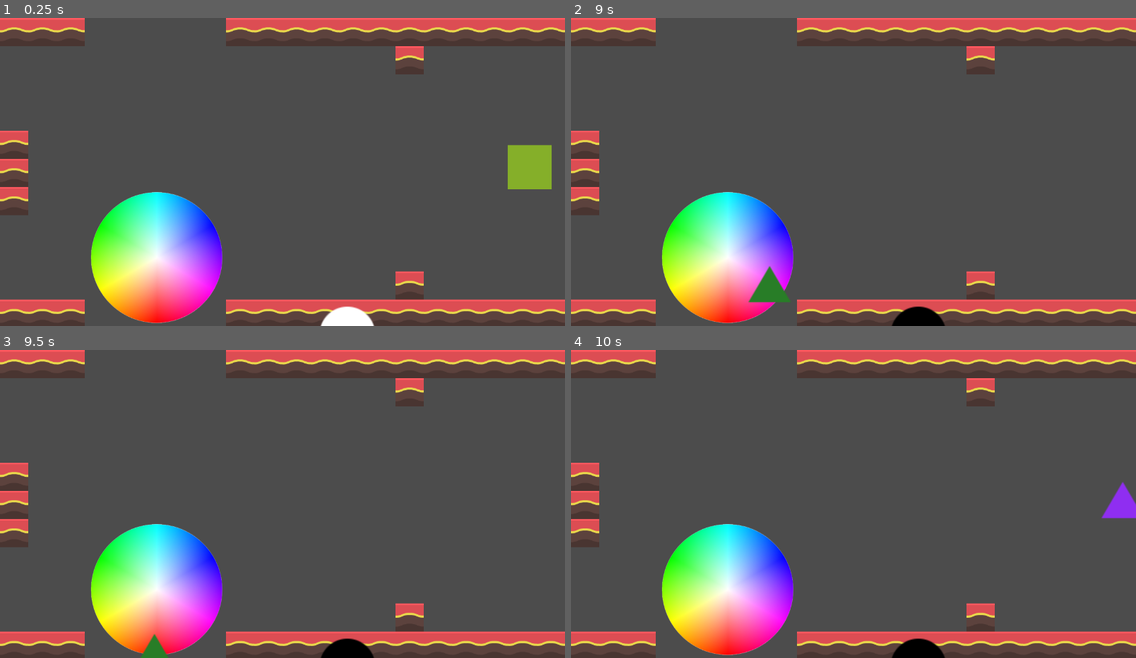
Above: before the commit, frames 1-4 (two rows, left to right).
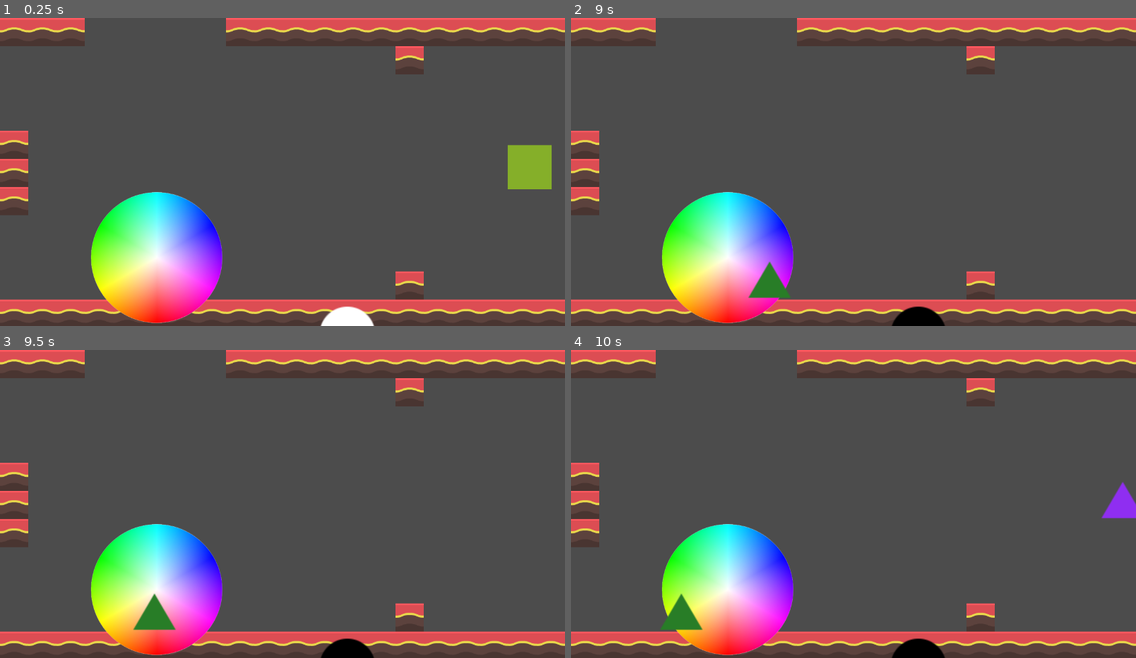
Above: after the commit, the same moments.

Repository: fgonzale99/gravedad
Game: Godot game, scene res://main.tscn
The game is run twice, just before and just after one commit, with the same random seed, the same clock (stepped at 60 frames per second) and the same inputs.
Inputs (mouse positions are in pixels of both pictures, inside the frame that each line leads up to):
- Up to frame 1 (0.25 s): no input
- Up to frame 2 (9 s): move the mouse to (977, 156) at 0.52 s; click (977, 156) at 0.67 s; move the mouse to (740, 187) at 1.27 s; click (740, 187) at 1.42 s; move the mouse to (910, 104) at 2.02 s; click (910, 104) at 2.17 s; move the mouse to (825, 233) at 2.77 s; click (825, 233) at 2.92 s; move the mouse to (1023, 218) at 3.52 s; click (1023, 218) at 3.67 s; move the mouse to (684, 125) at 4.27 s; click (684, 125) at 4.42 s; move the mouse to (881, 172) at 5.02 s; click (881, 172) at 5.17 s; move the mouse to (768, 95) at 5.77 s; click (768, 95) at 5.92 s; move the mouse to (977, 156) at 6.52 s; click (977, 156) at 6.67 s; move the mouse to (740, 187) at 7.27 s; click (740, 187) at 7.42 s; move the mouse to (910, 104) at 8.02 s; click (910, 104) at 8.17 s; move the mouse to (825, 233) at 8.77 s; click (825, 233) at 8.92 s
- Up to frame 3 (9.5 s): no input
- Up to frame 4 (10 s): move the mouse to (1023, 550) at 9.52 s; click (1023, 550) at 9.67 s

The runs differ from the first frame. In frame 1, 0.8% of the frame differs, in the area x 15-40%, y 91-100%; in frame 2, 1.0%; in frame 3, 1.4%, in the area x 15-40%, y 78-100%; in frame 4, 1.3%.

Commit message:
quien sabe
quien sabe

Diff:
--- a/Main.tscn
+++ b/Main.tscn
@@ -36,9 +36,8 @@
 
 [node name="TileMap" type="TileMap" parent="."]
 tile_set = SubResource( 3 )
-show_collision = true
 format = 1
-tile_data = PoolIntArray( 0, 0, 0, 1, 0, 0, 2, 0, 0, 8, 0, 0 …(187 unchanged characters)…  0, 0, 655361, 0, 0, 655362, 0, 0, 655368, 0, 0, 655369, 0, 0, 655370, 0, 0, 655 …(123 unchanged characters)…
+tile_data = PoolIntArray( 0, 0, 0, 1, 0, 0, 2, 0, 0, 8, 0, 0 …(187 unchanged characters)…  0, 0, 655361, 0, 0, 655362, 0, 0, 655363, 0, 0, 655364, 0, 0, 655365, 0, 0, 655366, 0, 0, 655367, 0, 0, 655368, 0, 0, 655369, 0, 0, 655370, 0, 0, 655 …(123 unchanged characters)…
 __meta__ = {
 "_edit_lock_": true
 }
--- a/main.tscn
+++ b/main.tscn
@@ -36,9 +36,8 @@
 
 [node name="TileMap" type="TileMap" parent="."]
 tile_set = SubResource( 3 )
-show_collision = true
 format = 1
-tile_data = PoolIntArray( 0, 0, 0, 1, 0, 0, 2, 0, 0, 8, 0, 0 …(187 unchanged characters)…  0, 0, 655361, 0, 0, 655362, 0, 0, 655368, 0, 0, 655369, 0, 0, 655370, 0, 0, 655 …(123 unchanged characters)…
+tile_data = PoolIntArray( 0, 0, 0, 1, 0, 0, 2, 0, 0, 8, 0, 0 …(187 unchanged characters)…  0, 0, 655361, 0, 0, 655362, 0, 0, 655363, 0, 0, 655364, 0, 0, 655365, 0, 0, 655366, 0, 0, 655367, 0, 0, 655368, 0, 0, 655369, 0, 0, 655370, 0, 0, 655 …(123 unchanged characters)…
 __meta__ = {
 "_edit_lock_": true
 }
